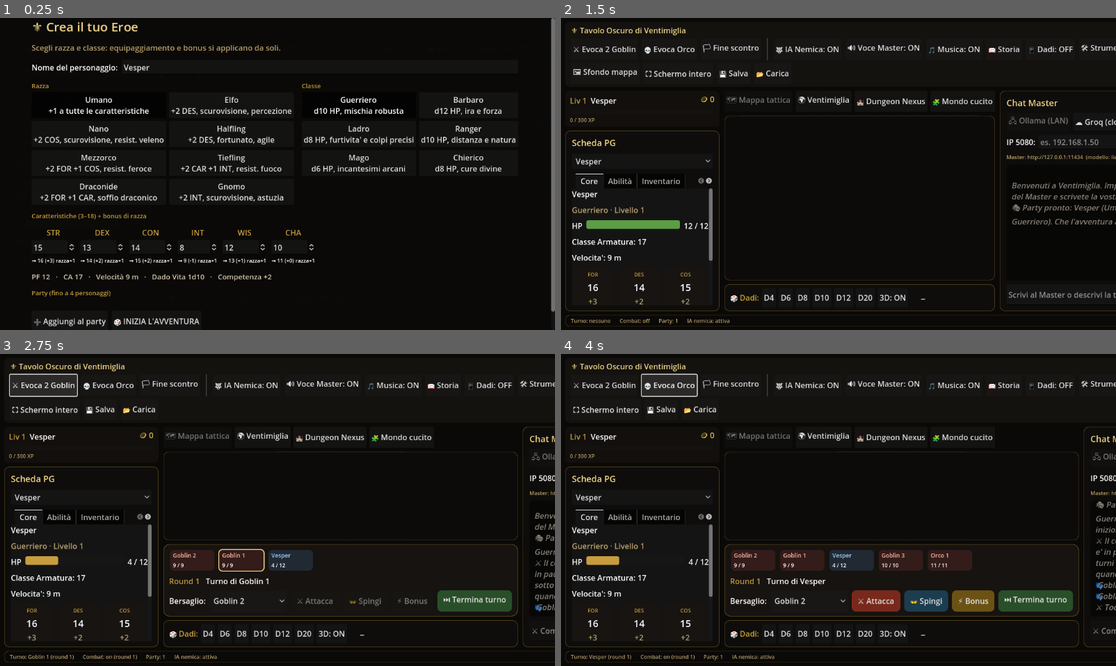
Above: before the commit, frames 1-4 (two rows, left to right).
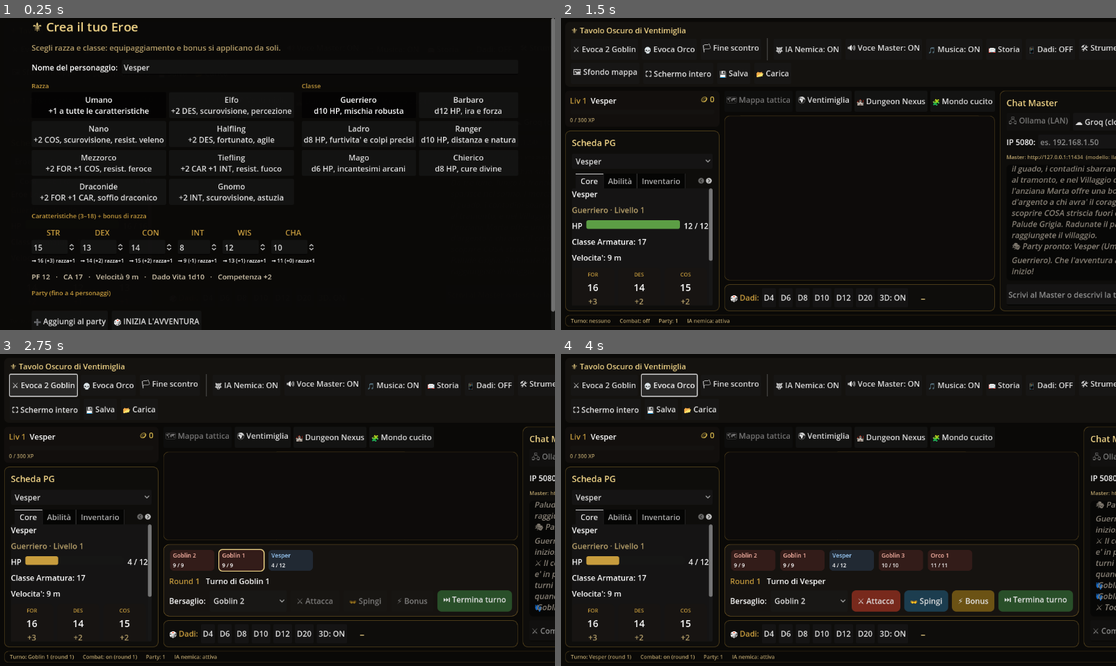
Above: after the commit, the same moments.

Repository: fanaragabriele2-coder/vtt-ventimiglia
Game: Godot game, scene res://main.tscn
Two runs of this game, one before a commit and one after it. Both use one fixed random seed, a clock stepped at 60 frames per second and the inputs below.
Inputs (mouse positions are in pixels of both pictures, inside the frame that each line leads up to):
- Up to frame 1 (0.25 s): no input
- Up to frame 2 (1.5 s): click (1082, 142) at 0.52 s; type "12" at 0.6 s; click (1071, 295) at 0.75 s; type "12" at 0.83 s; click "🎲 INIZIA L'AVVENTURA" at 1.25 s
- Up to frame 3 (2.75 s): click "⚔ Evoca 2 Goblin" at 2 s
- Up to frame 4 (4 s): tap Enter at 2.75 s; drag from (899, 497) to (894, 441) at 2.77 s; click "💀 Evoca Orco" at 3.5 s

The runs differ from the first frame. In frame 2, 2.1% of the frame differs, in the area x 81-100%, y 47-83%; in frame 3, 0.3%; in frame 4, nothing differs.

Commit message:
Godot: Fase F — campagna giocabile 'L'Ombra sul Confine' (6 capitoli)
- data/campagna_ventimiglia.json: arco completo sul mondo incluso —
  Villaggio di Confine (hook di Marta) -> Il Guado (agguato: 2 Banditi +
  Hobgoblin) -> Bosco Vecchio (3 Lupi + indizio del cacciatore) -> Lago
  Chiaro (le rune, capitolo di lore senza scontro) -> Rocce del Tramonto
  (avamposto: 2 Orchi + 2 Goblin) -> Palude Grigia (finale 'difficile':
  2 Cultisti + 3 Scheletri + Zombie) -> epilogo. Incroci VERIFICATI con
  script: ogni mostro esiste nel bestiario, ogni luogo ha l'etichetta sul
  mondo, ogni oggetto esiste nei cataloghi items/armeria; intensita'
  allineate alle chiavi reali del balancer (facile/equo/difficile).
- CampaignDirector (autoload, registrato per ultimo): innesca il capitolo
  all'ARRIVO nel luogo (evento world:luogo del Mondo cucito o POI
  dell'overworld, match normalizzato con contenimento), lore in chat +
  memoria di campagna, spawn BILANCIATO via EncounterBalancer, avanzamento
  su CombatManager.victory, ricompense dalla pipeline reale del loot
  (ProgressionManager.collect_loot: armeria + oro), TPK non-punitivo (si
  torna sul luogo e si riprova), progresso in user://campagna.json,
  annuncio apertura in call_deferred (la chat deve esistere).
- WorldBuilder: ogni spostamento token (mano o viaggio narrato) oltre a
  diradare la nebbia pubblica l'arrivo se entro 300px da un'etichetta
  (WorldLabels.piu_vicina), con debounce finche' non ci si allontana.
- ROADMAP: Fase F spuntata con le istruzioni di gioco.
- 62/62 script parse OK; director/labels/builder lint-clean; tutte le API
  chiamate verificate sulla firma reale (spawn_bilanciato, collect_loot,
  registra, victory, party_wiped, publish, announce).

Co-Authored-By: Claude Opus 4.8 <noreply@anthropic.com>
Claude-Session: https://claude.ai/code/session_01EitiiDafKKu7YfdrUthcuc

Diff:
--- /dev/null
+++ b/godot/data/campagna_ventimiglia.json
@@ -0,0 +1,135 @@
+{
+	"_comment": "Campagna demo 'L'Ombra sul Confine' — si gioca sul mondo cucito incluso (le 9 mappe di assets/maps e le loro etichette). Il CampaignDirector innesca ogni capitolo all'ARRIVO del party nel luogo indicato (trascina i token, o lascia che il Master IA li muova narrando). 'incontro' usa i nomi del bestiario; 'ricompensa' passa dalla stessa pipeline del loot (oggetti items/armeria + oro).",
+	"titolo": "L'Ombra sul Confine",
+	"introduzione": "Da tre lune, lungo la frontiera, la gente sparisce nel sonno. I mercanti evitano il guado, i contadini sbarrano le porte al tramonto, e nel Villaggio di Confine l'anziana Marta offre una borsa d'argento a chi avra' il coraggio di scoprire COSA striscia fuori dalla Palude Grigia. Radunate il party e raggiungete il villaggio.",
+	"epilogo": "Il cerchio di pietre affonda nel fango, muto. Con l'Occhio di Ventimiglia al collo del capofila, il party riattraversa i Campi Dorati mentre l'alba scioglie la nebbia: per la prima volta da mesi, nessuno e' sparito nella notte. Al villaggio vi accolgono come eroi — e Marta, versando il vino, mormora: 'Il confine ha mille ombre. Questa era solo la prima.'",
+	"capitoli": [
+		{
+			"id": "prologo",
+			"titolo": "Capitolo 1 — Il Villaggio che non dorme",
+			"luogo": "Villaggio di Confine",
+			"obiettivo": "Raggiungete il Villaggio di Confine: l'anziana Marta cerca avventurieri.",
+			"arrivo": "Le case si stringono attorno alla piazza come pecore nel temporale. Marta vi riceve al lume di candela: 'Mio nipote e' sparito al guado, sette notti fa. Le impronte finivano nell'acqua... e non ne uscivano.' Vi affida una pozione e le sue speranze.",
+			"incontro": [],
+			"intensita": "equo",
+			"ricompensa": {
+				"items": [
+					"healingPotion"
+				],
+				"gold": 10
+			}
+		},
+		{
+			"id": "guado",
+			"titolo": "Capitolo 2 — L'agguato al Guado",
+			"luogo": "Il Guado",
+			"obiettivo": "Indagate al Guado sul fiume, dove finiscono tutte le impronte.",
+			"arrivo": "Il ponte di assi geme sotto il vento. Tra i canneti luccicano monete sparse — un'esca. Dai due argini sbucano lame: banditi, e con loro un hobgoblin che ringhia ordini. Qualcuno li paga per tenere TUTTI lontani dal fiume.",
+			"incontro": [
+				{
+					"name": "Bandito",
+					"count": 2
+				},
+				{
+					"name": "Hobgoblin",
+					"count": 1
+				}
+			],
+			"intensita": "equo",
+			"ricompensa": {
+				"items": [
+					"r-pugnale-corsaro"
+				],
+				"gold": 25
+			}
+		},
+		{
+			"id": "bosco",
+			"titolo": "Capitolo 3 — I lupi del Bosco Vecchio",
+			"luogo": "Bosco Vecchio",
+			"obiettivo": "Sulle carte del capobanda: 'consegne al Bosco Vecchio'. Seguite la pista tra gli alberi.",
+			"arrivo": "Il bosco e' sbagliato: niente uccelli, resina che cola nera. Un branco di lupi vi taglia la strada — non cacciano, FUGGONO da qualcosa, e voi siete solo nel mezzo. Tra le radici, un cacciatore ferito sussurra: 'Vengono dalla palude... incappucciati... portano via la gente sui carri, verso le rocce.'",
+			"incontro": [
+				{
+					"name": "Lupo",
+					"count": 3
+				}
+			],
+			"intensita": "equo",
+			"ricompensa": {
+				"items": [
+					"r-cuoio-rinforzato"
+				],
+				"gold": 15
+			}
+		},
+		{
+			"id": "lago",
+			"titolo": "Capitolo 4 — Le rune del Lago Chiaro",
+			"luogo": "Lago Chiaro",
+			"obiettivo": "Il cacciatore parlava di un 'occhio d'acqua che ricorda'. Cercate risposte al Lago Chiaro.",
+			"arrivo": "L'acqua e' cosi' limpida da far male. Sul fondale, rune antiche pulsano di un azzurro debole: raccontano di un CULTO sepolto sotto la palude e del sigillo che lo teneva a bada — un sigillo che qualcuno sta rosicchiando notte dopo notte. Tra i sassi della riva, un amuleto del viandante attende una nuova mano.",
+			"incontro": [],
+			"intensita": "equo",
+			"ricompensa": {
+				"items": [
+					"r-amuleto-viandante"
+				],
+				"gold": 0
+			}
+		},
+		{
+			"id": "rocce",
+			"titolo": "Capitolo 5 — L'avamposto delle Rocce del Tramonto",
+			"luogo": "Rocce del Tramonto",
+			"obiettivo": "I carri coi prigionieri passano dalle Rocce del Tramonto. Liberate la via.",
+			"arrivo": "Tra i massi rossi di tramonto, gabbie vuote e braci ancora calde: l'avamposto dei carcerieri. Orchi al soldo del culto e i loro goblin sguatteri vi si parano davanti — oltre le loro schiene, la pista dei carri scende dritta nella Palude Grigia.",
+			"incontro": [
+				{
+					"name": "Orco",
+					"count": 2
+				},
+				{
+					"name": "Goblin",
+					"count": 2
+				}
+			],
+			"intensita": "equo",
+			"ricompensa": {
+				"items": [
+					"e-giaco-runico"
+				],
+				"gold": 40
+			}
+		},
+		{
+			"id": "palude",
+			"titolo": "Capitolo 6 — Il cuore della Palude Grigia",
+			"luogo": "Palude Grigia",
+			"obiettivo": "E' l'ora: scendete nella Palude Grigia e spezzate il culto prima che spezzi il sigillo.",
+			"arrivo": "La nebbia sa di ferro e preghiere sbagliate. In un cerchio di pietre nere, i cultisti salmodiano attorno al sigillo crepato mentre i loro servi — ossa e carne rubata alle vostre genti — si voltano verso di voi. Non ci sara' una seconda alba per uno dei due schieramenti.",
+			"incontro": [
+				{
+					"name": "Cultista",
+					"count": 2
+				},
+				{
+					"name": "Scheletro",
+					"count": 3
+				},
+				{
+					"name": "Zombie",
+					"count": 1
+				}
+			],
+			"intensita": "difficile",
+			"ricompensa": {
+				"items": [
+					"l-occhio-ventimiglia",
+					"r-pozione-maggiore"
+				],
+				"gold": 100
+			}
+		}
+	]
+}
--- a/godot/project.godot
+++ b/godot/project.godot
@@ -42,6 +42,7 @@
 AmbienceManager="*res://scripts/autoload/ambience_manager.gd"
 DiceServer="*res://scripts/network/dice_server.gd"
 SaveManager="*res://scripts/autoload/save_manager.gd"
+CampaignDirector="*res://scripts/autoload/campaign_director.gd"
 
 [audio]
 
--- /dev/null
+++ b/godot/scripts/autoload/campaign_director.gd
@@ -0,0 +1,169 @@
+extends Node
+## CampaignDirector (Autoload) — il REGISTA della campagna demo "L'Ombra sul Confine".
+##
+## Legge data/campagna_ventimiglia.json (capitoli con luogo, lore, incontro, ricompensa) e
+## conduce il party lungo l'arco: ogni capitolo si INNESCA quando il party ARRIVA nel luogo
+## giusto del Mondo cucito — trascinando i token vicino all'etichetta, o lasciando che il
+## Master IA li muova narrando (evento "world:luogo" pubblicato dal WorldBuilder; funzionano
+## anche gli arrivi ai POI dell'overworld, per campagne future su Ventimiglia).
+##
+## All'innesco: lore in chat (e nella memoria di campagna), poi
+## - se il capitolo ha un incontro -> lo spawna BILANCIATO sul party reale (EncounterBalancer)
+##   e aspetta CombatManager.victory; alla vittoria: ricompensa e capitolo successivo;
+##   in caso di TPK il capitolo resta li': si torna sul luogo e si riprova;
+## - senza incontro -> ricompensa e avanzamento immediati.
+## Le ricompense passano dalla STESSA pipeline del loot (ProgressionManager.collect_loot:
+## oggetti items/armeria + oro, annuncio incluso). Il progresso vive in user://campagna.json.
+
+const CAMPAGNA_PATH: String = "res://data/campagna_ventimiglia.json"
+const SALVATAGGIO: String = "user://campagna.json"
+
+var _dati: Dictionary = {}
+var _capitoli: Array = []
+var _indice: int = 0
+var _in_scontro: bool = false
+
+
+func _ready() -> void:
+	if not FileAccess.file_exists(CAMPAGNA_PATH):
+		push_warning("CampaignDirector: campagna non trovata: " + CAMPAGNA_PATH)
+		return
+	var parsed: Variant = JSON.parse_string(FileAccess.get_file_as_string(CAMPAGNA_PATH))
+	if parsed is not Dictionary:
+		push_warning("CampaignDirector: campagna illeggibile")
+		return
+	_dati = parsed
+	_capitoli = _dati.get("capitoli", [])
+	_carica_progresso()
+	GameState.event_published.connect(_su_evento)
+	GameState.party_location_changed.connect(_su_poi)
+	CombatManager.victory.connect(_su_vittoria)
+	CombatManager.party_wiped.connect(_su_sconfitta)
+	# L'annuncio d'apertura arriva DOPO che la UI e' in piedi (deferred: la chat deve esistere).
+	_annuncia_stato.call_deferred()
+
+
+## Stato leggibile (per pannelli Master/debug): capitolo corrente e a che punto siamo.
+func stato() -> Dictionary:
+	return {
+		"titolo": String(_dati.get("titolo", "")),
+		"capitolo": _indice,
+		"totale": _capitoli.size(),
+		"finita": finita(),
+		"in_scontro": _in_scontro,
+		"obiettivo": obiettivo_corrente(),
+	}
+
+
+func finita() -> bool:
+	return _indice >= _capitoli.size()
+
+
+func obiettivo_corrente() -> String:
+	if finita():
+		return ""
+	return String((_capitoli[_indice] as Dictionary).get("obiettivo", ""))
+
+
+## Riparte dal prologo (per rigiocarla): azzera progresso e stato scontro.
+func reset_campagna() -> void:
+	_indice = 0
+	_in_scontro = false
+	_salva_progresso()
+	_annuncia_stato()
+
+
+func _su_evento(event_name: String, payload: Variant) -> void:
+	if event_name == "world:luogo" and payload is Dictionary:
+		_prova_arrivo(String((payload as Dictionary).get("name", "")))
+
+
+func _su_poi(location: Dictionary) -> void:
+	_prova_arrivo(String(location.get("name", "")))
+
+
+## Il party e' arrivato in un luogo: e' quello del capitolo corrente? (confronto normalizzato,
+## esatto o contenimento — "guado" innesca "Il Guado").
+func _prova_arrivo(nome_luogo: String) -> void:
+	if finita() or _in_scontro or nome_luogo.strip_edges().is_empty():
+		return
+	var capitolo: Dictionary = _capitoli[_indice]
+	var atteso: String = String(capitolo.get("luogo", "")).to_lower().strip_edges()
+	var arrivato: String = nome_luogo.to_lower().strip_edges()
+	if atteso.is_empty():
+		return
+	if arrivato != atteso and not arrivato.contains(atteso) and not atteso.contains(arrivato):
+		return
+	_innesca(capitolo)
+
+
+func _innesca(capitolo: Dictionary) -> void:
+	var titolo: String = String(capitolo.get("titolo", ""))
+	GameState.announce("🏰 %s\n%s" % [titolo, String(capitolo.get("arrivo", ""))])
+	CampaignMemory.registra("Campagna: " + titolo)
+	var incontro: Array = capitolo.get("incontro", [])
+	if incontro.is_empty():
+		_completa(capitolo)
+		return
+	_in_scontro = true
+	EncounterBalancer.spawn_bilanciato(incontro, String(capitolo.get("intensita", "equo")))
+
+
+func _su_vittoria() -> void:
+	if not _in_scontro or finita():
+		return
+	_in_scontro = false
+	_completa(_capitoli[_indice])
+
+
+func _su_sconfitta() -> void:
+	if not _in_scontro:
+		return
+	_in_scontro = false
+	GameState.announce("🏰 Il confine non perdona... ma la storia non e' finita: rimettetevi "
+		+ "in forze e tornate sul luogo per riprovarci.")
+
+
+func _completa(capitolo: Dictionary) -> void:
+	var ricompensa: Dictionary = capitolo.get("ricompensa", {})
+	if not ricompensa.is_empty():
+		ProgressionManager.collect_loot({
+			"items": ricompensa.get("items", []),
+			"gold": int(ricompensa.get("gold", 0)),
+			"enemyName": String(capitolo.get("titolo", "Ricompensa")),
+		})
+	CampaignMemory.registra("Campagna: completato " + String(capitolo.get("titolo", "")))
+	_indice += 1
+	_salva_progresso()
+	_annuncia_stato()
+
+
+## Dice al tavolo dove siamo: prossimo obiettivo, o epilogo se la campagna e' conclusa.
+func _annuncia_stato() -> void:
+	if _capitoli.is_empty():
+		return
+	if finita():
+		GameState.announce("🏰 %s — EPILOGO\n%s" % [
+			String(_dati.get("titolo", "")), String(_dati.get("epilogo", "")),
+		])
+		return
+	if _indice == 0:
+		GameState.announce("🏰 CAMPAGNA: %s\n%s" % [
+			String(_dati.get("titolo", "")), String(_dati.get("introduzione", "")),
+		])
+	else:
+		GameState.announce("🏰 Nuovo obiettivo: " + obiettivo_corrente())
+
+
+func _salva_progresso() -> void:
+	var file: FileAccess = FileAccess.open(SALVATAGGIO, FileAccess.WRITE)
+	if file != null:
+		file.store_string(JSON.stringify({ "indice": _indice }))
+
+
+func _carica_progresso() -> void:
+	if not FileAccess.file_exists(SALVATAGGIO):
+		return
+	var dati: Variant = JSON.parse_string(FileAccess.get_file_as_string(SALVATAGGIO))
+	if dati is Dictionary:
+		_indice = clampi(int((dati as Dictionary).get("indice", 0)), 0, _capitoli.size())
--- a/godot/scripts/map/world_builder.gd
+++ b/godot/scripts/map/world_builder.gd
@@ -74,6 +74,7 @@
 var _props: WorldProps
 var _file_trovati: bool = false  # distingue "cartella vuota" da "file presenti ma non caricabili"
 var _cartella_attiva: String = CARTELLA_MAPPE_UTENTE  # quale delle due e' stata davvero usata
+var _ultimo_luogo: String = ""   # debounce degli arrivi ai luoghi (evento world:luogo)
 # one-shot: inquadra il mondo intero appena il viewport ha una dimensione reale.
 var _da_inquadrare: bool = false
 var _rect_mappa: Rect2
@@ -123,8 +124,7 @@
 	_tokens.z_index = 3
 	add_child(_tokens)
 	_tokens.configura(_rect_mappa, _camera)
-	_tokens.token_spostato.connect(func(_id: String, pos: Vector2) -> void:
-		_nebbia.rivela(pos))
+	_tokens.token_spostato.connect(_su_token_spostato)
 	_righello = WorldRuler.new()
 	_righello.z_index = 4
 	add_child(_righello)
@@ -259,6 +259,25 @@
 
 func _su_viaggio_party(location: Dictionary) -> void:
 	viaggia_verso(String(location.get("name", "")))
+
+
+## Ogni spostamento di token (a mano o da viaggio narrato) fa due cose: dirada la nebbia e,
+## se il token e' arrivato VICINO a un'etichetta (300 px), pubblica l'arrivo nel luogo —
+## e' il gancio su cui la campagna (CampaignDirector) innesca i capitoli. Il debounce evita
+## di rioannunciare lo stesso luogo finche' non ci si allontana.
+func _su_token_spostato(_id: String, pos: Vector2) -> void:
+	_nebbia.rivela(pos)
+	if _etichette == null:
+		return
+	var voce: Dictionary = _etichette.piu_vicina(pos, 300.0)
+	if voce.is_empty():
+		_ultimo_luogo = ""  # lontani da tutto: il prossimo arrivo puo' riannunciare
+		return
+	var nome: String = String(voce["nome"])
+	if nome == _ultimo_luogo:
+		return
+	_ultimo_luogo = nome
+	GameState.publish("world:luogo", { "name": nome })
 
 
 ## I token si trascinano solo quando NE' il righello NE' la modalita' props reclamano il mouse.
--- a/godot/scripts/map/world_labels.gd
+++ b/godot/scripts/map/world_labels.gd
@@ -63,6 +63,19 @@
 	return migliore
 
 
+## L'etichetta piu' vicina al punto entro `raggio` pixel-mondo (vuoto se nessuna): serve a
+## capire "in che luogo" e' appena arrivato un token del party.
+func piu_vicina(punto: Vector2, raggio: float) -> Dictionary:
+	var migliore: Dictionary = {}
+	var migliore_distanza: float = raggio
+	for voce: Dictionary in _voci:
+		var distanza: float = (voce["pos"] as Vector2).distance_to(punto)
+		if distanza <= migliore_distanza:
+			migliore_distanza = distanza
+			migliore = voce
+	return migliore
+
+
 ## Minuscolo, accenti ridotti, tutto cio' che non e' alfanumerico -> spazio singolo.
 func _normalizza(testo: String) -> String:
 	var s: String = testo.to_lower()
Not shown, changed: godot/ROADMAP.md
